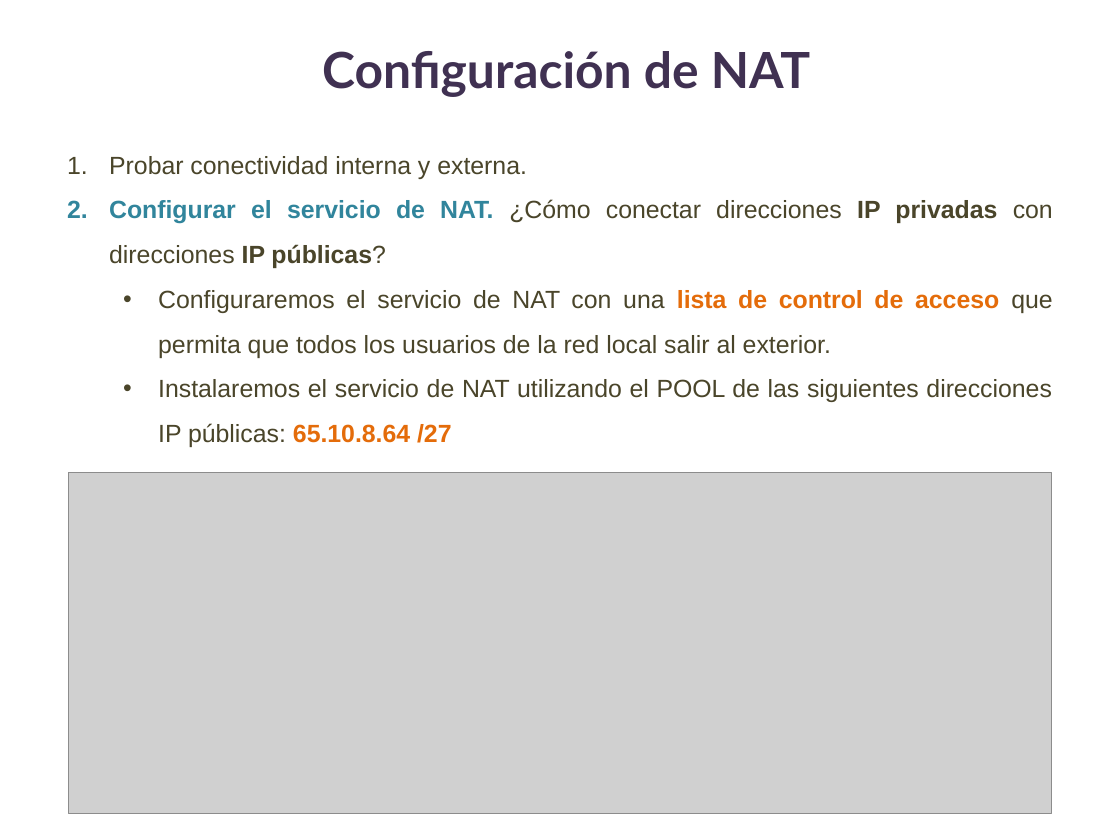
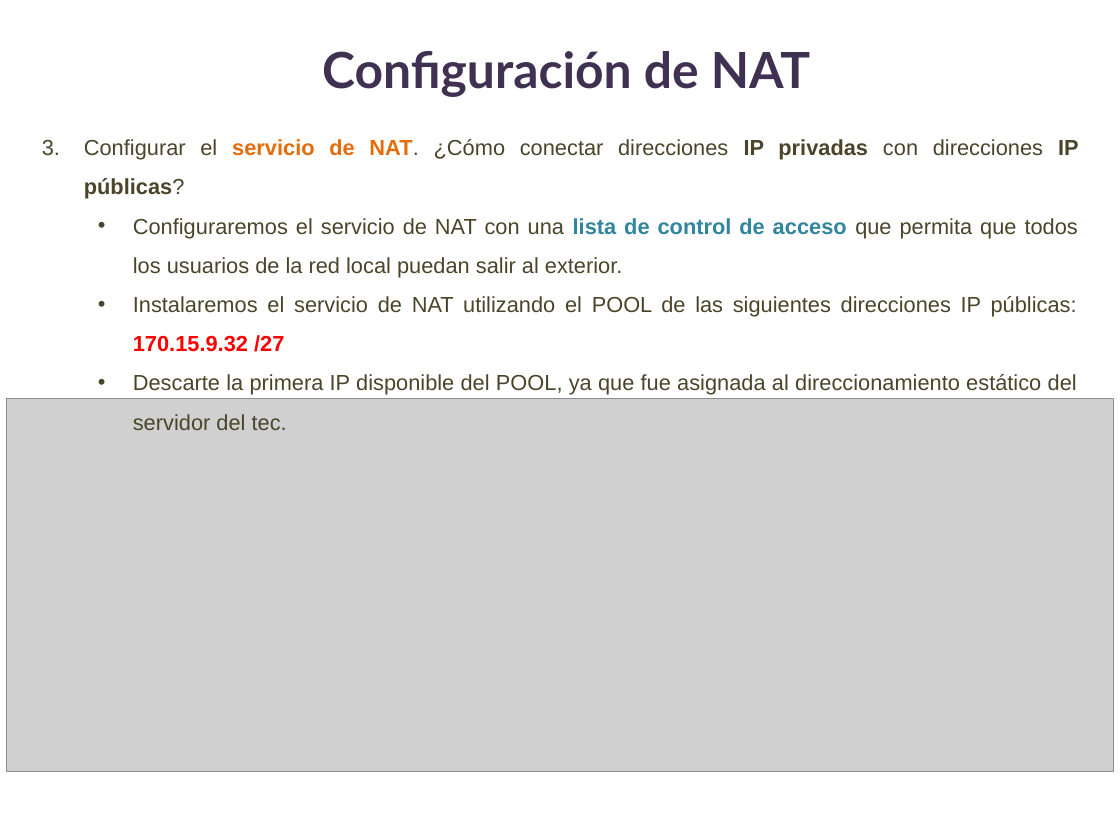
Before and after one commit to lizetheP/WAN, a slide deck: slide 8 of Calendario2024/Ejercicios/E18_NAT/Ejercicio18.pptx (slide 6 before the commit). Drawn at 1120x840 pixels with LibreOffice and Linux fonts; fonts in the diff are those of the drawing; grey boxes stand for pictures. Boxes give left, top, right and bottom in pixels: in the first picture for what was removed or moved away, otherwise in the second. Text is boxed around its words. In the diff, an @@ line names an element or a change of style, - is before the commit and + after.

```diff
--- a/Calendario2024/Ejercicios/E18_NAT/Ejercicio18.pptx
+++ b/Calendario2024/Ejercicios/E18_NAT/Ejercicio18.pptx
@@ text "Configurar el servicio de NAT. ...": place and size @@
-text "Configurar el servicio de NAT. ..." at (109,156,1053,447)
+text "Configurar el servicio de NAT. ..." at (84,139,1079,395)
@@ text at (84,139,1079,199): size 16 to 14 pt in "Configurar el servicio de NAT. ¿Cómo conectar ..."; text colour #31859C to #4A452A, bold off in "Configurar el NAT."; text colour #31859C to #E46C0A in "servicio de NAT." @@
@@ text at (109,156,527,179): paragraph removed @@
-1. Probar conectividad interna y externa.
@@ text at (133,218,1078,395): text changed; size 16 to 14 pt @@
-  • Configuraremos el servicio de NAT con una lista de control de acceso que permita que todos los usuarios de la red local salir al exterior.
-  • Instalaremos el servicio de NAT utilizando el POOL de las siguientes direcciones IP públicas: 65.10.8.64 /27
+  • Configuraremos el servicio de NAT con una lista de control de acceso que permita que todos los usuarios de la red local puedan salir al exterior.
+  • Instalaremos el servicio de NAT utilizando el POOL de las siguientes direcciones IP públicas: 170.15.9.32 /27
+  • Descarte la primera IP disponible del POOL, ya que fue asignada al direccionamiento estático del servidor del tec.
@@ picture: place and size @@
-picture at (68,473,1052,813)
+picture at (7,399,1113,772)
```
Also in this commit, not shown: 4 other slides changed, 4 slides added, 2 slides removed, 51 other files.
